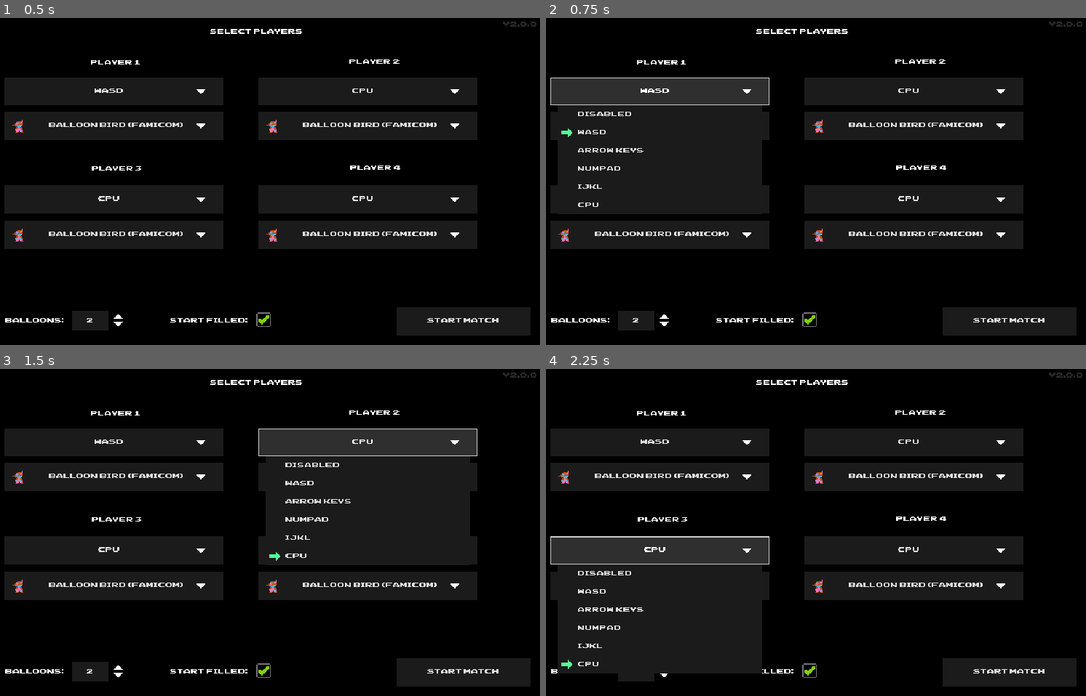
Above: before the commit, frames 1-4 (two rows, left to right).
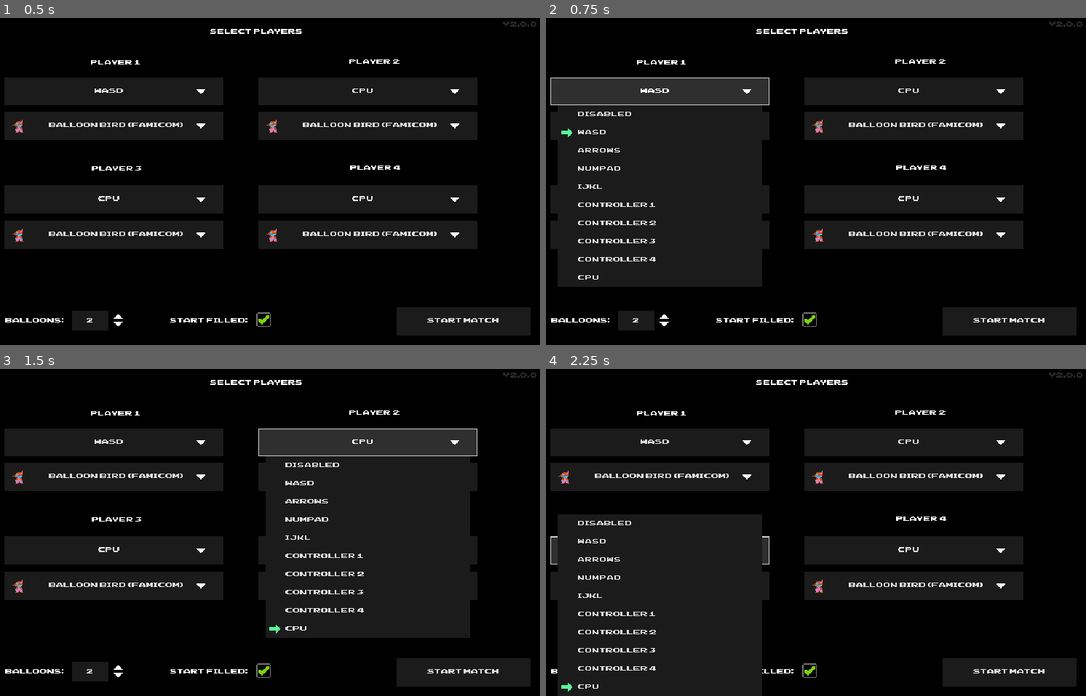
Above: after the commit, the same moments.

Repository: skeddles/balloon-fight-arena
Game: Godot game, scene res://scenes/debug_launcher.tscn
Same seed, same stepped clock (60 frames per second), same inputs: the game is played once before the commit and once after it. Sound files missing from this copy of the repository are replaced by a short silence.
Inputs:
- Up to frame 1 (0.5 s): no input
- Up to frame 2 (0.75 s): click "WASD" at 0.5 s
- Up to frame 3 (1.5 s): click "CPU" at 1.25 s
- Up to frame 4 (2.25 s): click "CPU" at 2 s

Frame 1 is identical in both runs. In frame 2, 5.7% of the frame differs, in the area x 2-41%, y 39-83%; in frame 3, 5.7%; in frame 4, 6.1%, in the area x 2-41%, y 44-100%.

Commit message:
added controller support

Diff:
--- a/project.godot
+++ b/project.godot
@@ -86,17 +86,60 @@
 }
 ijkl_left={
 "deadzone": 0.5,
-"events": [Object(InputEventKey,"resource_local_to_scene":fa …(140 unchanged characters)… d":false,"keycode":0,"physical_keycode":4194319,"key_label":0,"unicode":0,"echo":false,"script":null)
+"events": [Object(InputEventKey,"resource_local_to_scene":fa …(140 unchanged characters)… d":false,"keycode":0,"physical_keycode":74,"key_label":0,"unicode":106,"echo":false,"script":null)
 ]
 }
 ijkl_right={
 "deadzone": 0.5,
-"events": [Object(InputEventKey,"resource_local_to_scene":fa …(140 unchanged characters)… d":false,"keycode":0,"physical_keycode":4194321,"key_label":0,"unicode":0,"echo":false,"script":null)
+"events": [Object(InputEventKey,"resource_local_to_scene":fa …(140 unchanged characters)… d":false,"keycode":0,"physical_keycode":76,"key_label":0,"unicode":108,"echo":false,"script":null)
 ]
 }
 ijkl_jump={
 "deadzone": 0.5,
-"events": [Object(InputEventKey,"resource_local_to_scene":fa …(140 unchanged characters)… d":false,"keycode":0,"physical_keycode":4194320,"key_label":0,"unicode":0,"echo":false,"script":null)
+"events": [Object(InputEventKey,"resource_local_to_scene":fa …(140 unchanged characters)… d":false,"keycode":0,"physical_keycode":73,"key_label":0,"unicode":105,"echo":false,"script":null)
+]
+}
+wasd_fill={
+"deadzone": 0.5,
+"events": [Object(InputEventKey,"resource_local_to_scene":false,"resource_name":"","device":-1,"window_id":0,"alt_pressed":false,"shift_pressed":false,"ctrl_pressed":false,"meta_pressed":false,"pressed":false,"keycode":0,"physical_keycode":83,"key_label":0,"unicode":115,"echo":false,"script":null)
+]
+}
+arrows_fill={
+"deadzone": 0.5,
+"events": [Object(InputEventKey,"resource_local_to_scene":false,"resource_name":"","device":-1,"window_id":0,"alt_pressed":false,"shift_pressed":false,"ctrl_pressed":false,"meta_pressed":false,"pressed":false,"keycode":0,"physical_keycode":4194322,"key_label":0,"unicode":0,"echo":false,"script":null)
+]
+}
+numpad_fill={
+"deadzone": 0.5,
+"events": [Object(InputEventKey,"resource_local_to_scene":false,"resource_name":"","device":-1,"window_id":0,"alt_pressed":false,"shift_pressed":false,"ctrl_pressed":false,"meta_pressed":false,"pressed":false,"keycode":0,"physical_keycode":4194440,"key_label":0,"unicode":50,"echo":false,"script":null)
+]
+}
+ijkl_fill={
+"deadzone": 0.5,
+"events": [Object(InputEventKey,"resource_local_to_scene":false,"resource_name":"","device":-1,"window_id":0,"alt_pressed":false,"shift_pressed":false,"ctrl_pressed":false,"meta_pressed":false,"pressed":false,"keycode":0,"physical_keycode":75,"key_label":0,"unicode":107,"echo":false,"script":null)
+]
+}
+controller_left={
+"deadzone": 0.5,
+"events": [Object(InputEventJoypadButton,"resource_local_to_scene":false,"resource_name":"","device":-1,"button_index":13,"pressure":0.0,"pressed":false,"script":null)
+, Object(InputEventJoypadMotion,"resource_local_to_scene":false,"resource_name":"","device":-1,"axis":0,"axis_value":-1.0,"script":null)
+]
+}
+controller_right={
+"deadzone": 0.5,
+"events": [Object(InputEventJoypadButton,"resource_local_to_scene":false,"resource_name":"","device":-1,"button_index":14,"pressure":0.0,"pressed":false,"script":null)
+, Object(InputEventJoypadMotion,"resource_local_to_scene":false,"resource_name":"","device":-1,"axis":0,"axis_value":1.0,"script":null)
+]
+}
+controller_jump={
+"deadzone": 0.5,
+"events": [Object(InputEventJoypadButton,"resource_local_to_scene":false,"resource_name":"","device":-1,"button_index":0,"pressure":0.0,"pressed":false,"script":null)
+]
+}
+controller_fill={
+"deadzone": 0.5,
+"events": [Object(InputEventJoypadButton,"resource_local_to_scene":false,"resource_name":"","device":-1,"button_index":12,"pressure":0.0,"pressed":false,"script":null)
+, Object(InputEventJoypadButton,"resource_local_to_scene":false,"resource_name":"","device":-1,"button_index":1,"pressure":0.0,"pressed":false,"script":null)
 ]
 }
 
--- a/scenes/debug_launcher.tscn
+++ b/scenes/debug_launcher.tscn
@@ -16,27 +16,13 @@
 theme = ExtResource("2_yn84k")
 text = "START MATCH"
 
-[node name="P1Input" type="OptionButton" parent="."]
+[node name="P1Input" type="OptionButton" parent="." groups=["inputDropdown"]]
 offset_left = 59.0
 offset_top = 65.0
 offset_right = 284.0
 offset_bottom = 96.0
 theme = ExtResource("2_yn84k")
 alignment = 1
-item_count = 6
-selected = 1
-popup/item_0/text = "DISABLED"
-popup/item_0/id = 0
-popup/item_1/text = "WASD"
-popup/item_1/id = 1
-popup/item_2/text = "ARROW KEYS"
-popup/item_2/id = 2
-popup/item_3/text = "NUMPAD"
-popup/item_3/id = 3
-popup/item_4/text = "IJKL"
-popup/item_4/id = 4
-popup/item_5/text = "CPU"
-popup/item_5/id = 5
 
 [node name="P1Char" type="OptionButton" parent="." groups=["characterDropdown"]]
 offset_left = 59.0
@@ -70,71 +56,29 @@
 theme = ExtResource("2_yn84k")
 alignment = 1
 
-[node name="P2Input" type="OptionButton" parent="."]
+[node name="P2Input" type="OptionButton" parent="." groups=["inputDropdown"]]
 offset_left = 338.0
 offset_top = 65.0
 offset_right = 563.0
 offset_bottom = 96.0
 theme = ExtResource("2_yn84k")
 alignment = 1
-item_count = 6
-selected = 5
-popup/item_0/text = "DISABLED"
-popup/item_0/id = 0
-popup/item_1/text = "WASD"
-popup/item_1/id = 1
-popup/item_2/text = "ARROW KEYS"
-popup/item_2/id = 2
-popup/item_3/text = "NUMPAD"
-popup/item_3/id = 3
-popup/item_4/text = "IJKL"
-popup/item_4/id = 4
-popup/item_5/text = "CPU"
-popup/item_5/id = 5
 
-[node name="P3Input" type="OptionButton" parent="."]
+[node name="P3Input" type="OptionButton" parent="." groups=["inputDropdown"]]
 offset_left = 59.0
 offset_top = 184.0
 offset_right = 284.0
 offset_bottom = 215.0
 theme = ExtResource("2_yn84k")
 alignment = 1
-item_count = 6
-selected = 5
-popup/item_0/text = "DISABLED"
-popup/item_0/id = 0
-popup/item_1/text = "WASD"
-popup/item_1/id = 1
-popup/item_2/text = "ARROW KEYS"
-popup/item_2/id = 2
-popup/item_3/text = "NUMPAD"
-popup/item_3/id = 3
-popup/item_4/text = "IJKL"
-popup/item_4/id = 4
-popup/item_5/text = "CPU"
-popup/item_5/id = 5
 
-[node name="P4Input" type="OptionButton" parent="."]
+[node name="P4Input" type="OptionButton" parent="." groups=["inputDropdown"]]
 offset_left = 338.0
 offset_top = 184.0
 offset_right = 563.0
 offset_bottom = 215.0
 theme = ExtResource("2_yn84k")
 alignment = 1
-item_count = 6
-selected = 5
-popup/item_0/text = "DISABLED"
-popup/item_0/id = 0
-popup/item_1/text = "WASD"
-popup/item_1/id = 1
-popup/item_2/text = "ARROW KEYS"
-popup/item_2/id = 2
-popup/item_3/text = "NUMPAD"
-popup/item_3/id = 3
-popup/item_4/text = "IJKL"
-popup/item_4/id = 4
-popup/item_5/text = "CPU"
-popup/item_5/id = 5
 
 [node name="p1" type="Label" parent="."]
 offset_left = 146.0
--- a/scripts/character.gd
+++ b/scripts/character.gd
@@ -76,11 +76,11 @@
 	if controller:
 		if controller.has_method("debugDraw"):
 			controller.debugDraw(self)
-		if DEBUG:
-			if invincible: draw_circle(Vector2(-15,-15),1,Color(0,1,1))
-			draw_string(default_font, Vector2(10, -5), str(current_balloons), HORIZONTAL_ALIGNMENT_LEFT, -1, 8, Color.WHITE)
-			if !$HasBallonsCollisionShape.disabled: draw_string(default_font, Vector2(10, 5),'c:has', HORIZONTAL_ALIGNMENT_LEFT, -1, 8, Color.WHITE)
-			if !$NoBallonsCollisionShape.disabled: draw_string(default_font, Vector2(10, 5),'c:no', HORIZONTAL_ALIGNMENT_LEFT, -1, 8, Color.WHITE)
+	if DEBUG:
+		if invincible: draw_circle(Vector2(-15,-15),1,Color(0,1,1))
+		draw_string(default_font, Vector2(10, -5), str(current_balloons), HORIZONTAL_ALIGNMENT_LEFT, -1, 8, Color.WHITE)
+		if !$HasBallonsCollisionShape.disabled: draw_string(default_font, Vector2(10, 5),'c:has', HORIZONTAL_ALIGNMENT_LEFT, -1, 8, Color.WHITE)
+		if !$NoBallonsCollisionShape.disabled: draw_string(default_font, Vector2(10, 5),'c:no', HORIZONTAL_ALIGNMENT_LEFT, -1, 8, Color.WHITE)
 
 func _physics_process(delta):
 	if DEBUG or (controller and controller.has_method("debugDraw")): queue_redraw()
@@ -151,9 +151,9 @@
 		var collision = get_slide_collision(i)
 		var localShape = collision.get_local_shape()
 		var otherShape = collision.get_collider_shape()
-		print("shape ",	localShape, " disabled:",localShape.disabled)
+		#print("shape ",	localShape, " disabled:",localShape.disabled)
 		if localShape.disabled or otherShape and otherShape.disabled: continue
-		print("I collided with ", collision.get_collider().name)
+		#print("I collided with ", collision.get_collider().name)
 		var collider = collision.get_collider()
 		if collider.is_in_group("character"):
 			if (falling): break
@@ -163,7 +163,7 @@
 			if collider.current_balloons == 0 and !collider.falling:
 				collider.startFalling()
 			var normal = collision.get_normal()
-			print("\n[",i," collision with ",collider.name,"] normal: ",normal, " | dot: ", Vector2.UP.dot(normal))
+			#print("\n[",i," collision with ",collider.name,"] normal: ",normal, " | dot: ", Vector2.UP.dot(normal))
 
 			var travel = collision.get_travel()
 			var remainder = collision.get_remainder()
--- a/scripts/computer-controller.gd
+++ b/scripts/computer-controller.gd
@@ -61,11 +61,8 @@
 			lastInput = Time.get_ticks_msec()
 
 func updateTarget(character):
-
-	print("yyy ", )
-
 	var characters = get_tree().get_nodes_in_group("character").filter(func(c): return c != character)
-	print("other chars:",characters.size())
+	# print("other chars:",characters.size())
 	if characters.size() < 1: return null
 	target = characters.reduce(func(accum: Node, c: Node):
 		var current_distance = distanceBetween(character, c)
--- a/scripts/debug_launcher.gd
+++ b/scripts/debug_launcher.gd
@@ -2,9 +2,12 @@
 
 const MAX_PLAYERS = 4
 
+var inputSchemes = ["disabled","wasd","arrows","numpad","ijkl"]
+const NUMBER_OF_CONTROLLERS = 4
+var charactersList = Array(DirAccess.get_files_at("res://scenes/characters"))
 
-
-var charactersList = Array(DirAccess.get_files_at("res://scenes/characters"))
+var NUMBER_OF_STATIC_CONTROL_SCHEMES = inputSchemes.size()
+var NUMBER_OF_CONTROL_SCHEMES = inputSchemes.size() + NUMBER_OF_CONTROLLERS + 1
 
 func _ready():
 	$TitleMusic.play()
@@ -21,6 +24,20 @@
 			icon_atlas.region = Rect2(8,8,16,16)
 			print(icon_atlas)
 			dropdown.set_item_icon(dropdown.item_count-1,icon_atlas)
+	var inputDropdowns = get_tree().get_nodes_in_group("inputDropdown")
+
+	for c in range(1,NUMBER_OF_CONTROLLERS+1):
+		inputSchemes.append("controller "+str(c))
+	inputSchemes.append("cpu")
+
+	for dropdown in inputDropdowns:
+		for i in inputSchemes:
+			dropdown.add_item(i.to_upper())
+		if (inputDropdowns.find(dropdown)==0):
+			dropdown.selected = 1
+		else:
+			dropdown.selected = NUMBER_OF_CONTROL_SCHEMES-1
+
 
 func _on_start_match_button_pressed():
 	if !checkAtLeast2CharactersSelected():
@@ -68,14 +85,18 @@
 
 			# Attach Controller
 			var controller
-			if controlSelection == 5:
+			if controlSelection == NUMBER_OF_CONTROL_SCHEMES-1:
 				controller = preload("res://scenes/cpu.tscn").instantiate()
 			else:
 				controller = preload("res://scenes/human.tscn").instantiate()
-				if controlSelection == 1: controller.InputScheme = 'wasd'
-				if controlSelection == 2: controller.InputScheme = 'arrows'
-				if controlSelection == 3: controller.InputScheme = 'numpad'
-				if controlSelection == 4: controller.InputScheme = 'ijkl'
+				print ("attach controller? ", controlSelection, " ", inputSchemes.size()," ",  inputSchemes.size() - NUMBER_OF_CONTROLLERS - 1, " ", NUMBER_OF_STATIC_CONTROL_SCHEMES)
+				if controlSelection >= NUMBER_OF_STATIC_CONTROL_SCHEMES:
+					controller.InputScheme = "controller"
+					controller.usingGamePad = true
+					controller.gamepadId = controlSelection - NUMBER_OF_STATIC_CONTROL_SCHEMES
+					print("shit you chose controller?",controller.gamepadId)
+				else:
+					controller.InputScheme = inputSchemes[controlSelection]
 			character.add_child(controller)
 			character.controller = controller
 			character.init()
@@ -93,13 +114,13 @@
 	return charactersSelected > 1
 
 func checkForDuplicateInputMethods():
-	if $P1Input.selected != 0 and $P1Input.selected != 5:
+	if $P1Input.selected != 0 and $P1Input.selected != inputSchemes.size()-1:
 		if $P1Input.selected == $P2Input.selected: return "player 1 and player 2"
 		if $P1Input.selected == $P3Input.selected: return "player 1 and player 3"
 		if $P1Input.selected == $P4Input.selected: return "player 1 and player 4"
-	if $P2Input.selected != 0 and $P2Input.selected != 5:
+	if $P2Input.selected != 0 and $P2Input.selected != inputSchemes.size()-1:
 		if $P2Input.selected == $P3Input.selected: return "player 2 and player 3"
 		if $P2Input.selected == $P4Input.selected: return "player 2 and player 4"
-	if $P3Input.selected != 0 and $P3Input.selected != 5:
+	if $P3Input.selected != 0 and $P3Input.selected != inputSchemes.size()-1:
 		if $P3Input.selected == $P4Input.selected: return "player 3 and player 4"
 	return "okay"
--- a/scripts/player-controller.gd
+++ b/scripts/player-controller.gd
@@ -1,9 +1,41 @@
 extends Node
 
 @export var InputScheme:String
+var usingGamePad:bool = false
+var gamepadId:int = 0
+
 
 func getInput(_character):
-	return {
-		dirAxis = Input.get_axis(InputScheme+"_left", InputScheme+"_right"),
-		jumped = Input.is_action_just_pressed(InputScheme+"_jump")
-	}
+	if usingGamePad:
+		return {
+			dirAxis = round(Input.get_joy_axis(gamepadId, JOY_AXIS_LEFT_X)),
+			jumped = is_joy_button_just_pressed(gamepadId, JOY_BUTTON_A)
+		}
+	else:
+		return {
+			dirAxis = Input.get_axis(InputScheme+"_left", InputScheme+"_right"),
+			jumped = Input.is_action_just_pressed(InputScheme+"_jump")
+		}
+
+# this should exist in godot but it doesn't
+var pressed_buttons = {}
+func is_joy_button_just_pressed(id, button):
+	if Input.is_joy_button_pressed(id, button):
+		if button in pressed_buttons:
+			return false  # Button was already pressed in previous frame
+		else:
+			pressed_buttons[button] = true  # Mark button as pressed
+			return true
+	else:
+		if button in pressed_buttons:
+			pressed_buttons.erase(button)  # Button is no longer pressed, remove from dictionary
+		return false
+
+
+
+var DEBUG = true
+func debugDraw (character):
+	if not DEBUG: return
+	var default_font = ThemeDB.fallback_font
+	if (usingGamePad):
+		character.draw_string(default_font, Vector2(0, -15), str(gamepadId), HORIZONTAL_ALIGNMENT_LEFT, -1, 8, Color.WHITE)
Not shown, changed: CHANGELOG.md
